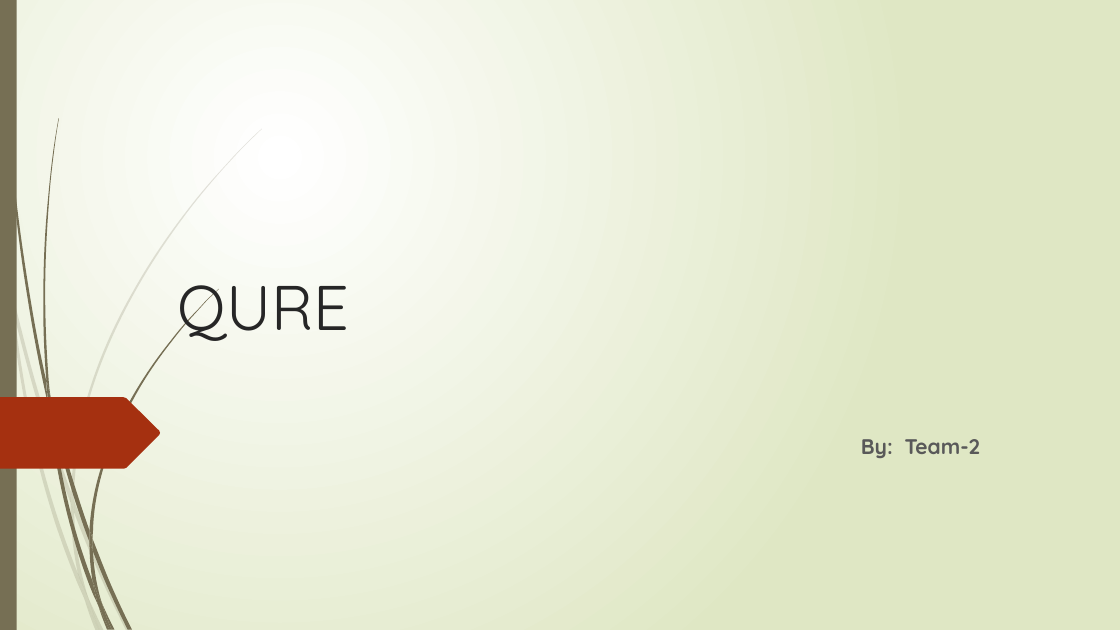
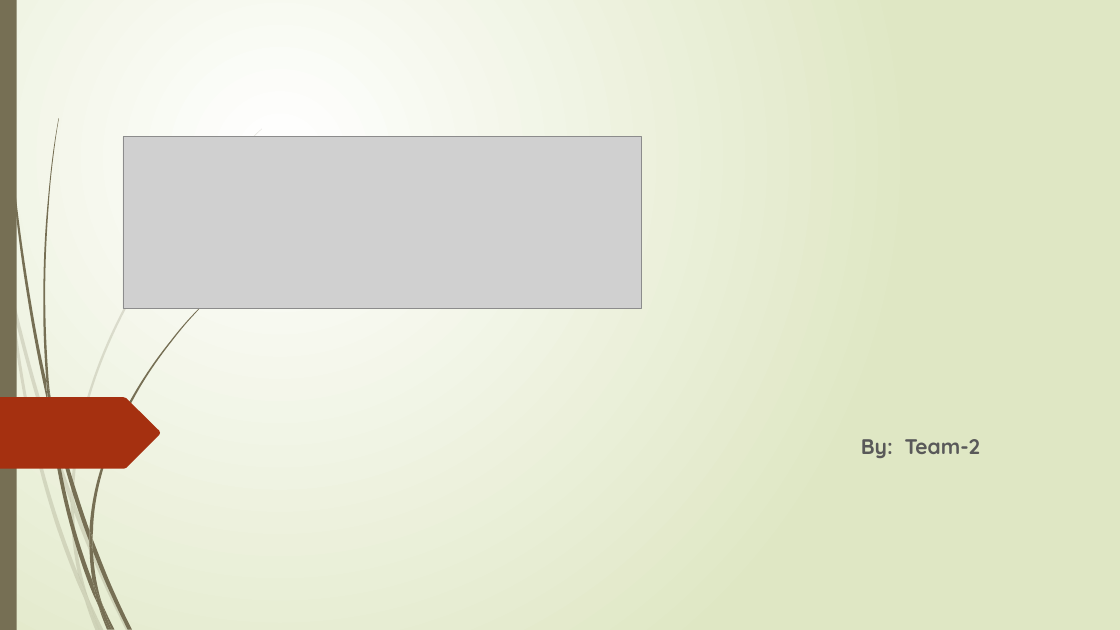
Before and after one commit to Alok0587/QURE, a slide deck: slide 1 of presentation/QURE PPT.pptx. Drawn at 1120x630 pixels with LibreOffice and Linux fonts; fonts in the diff are those of the drawing; grey boxes stand for pictures. Boxes give left, top, right and bottom in pixels: in the first picture for what was removed or moved away, otherwise in the second. Text is boxed around its words. In the diff, an @@ line names an element or a change of style, - is before the commit and + after.

```diff
--- a/presentation/QURE PPT.pptx
+++ b/presentation/QURE PPT.pptx
@@ picture added at [123,137,641,309] @@
@@ title removed at [178,285,350,341] @@
-QURE
```
Also in this commit, not shown: 2 other slides changed, 2 slides added.
